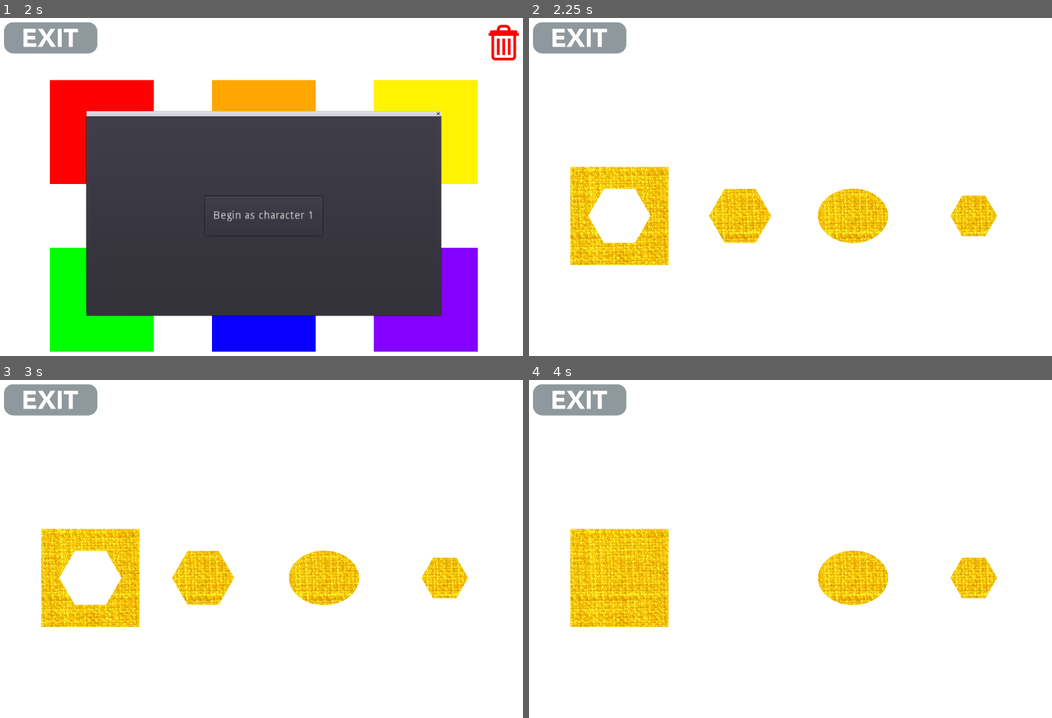
Above: before the commit, frames 1-4 (two rows, left to right).
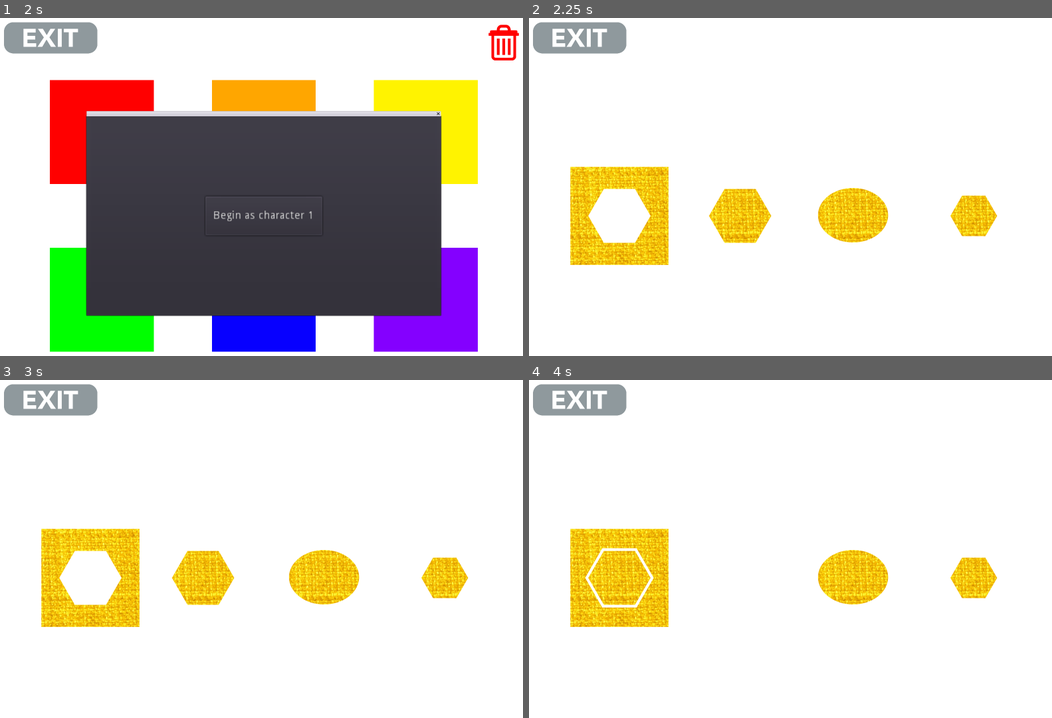
Above: after the commit, the same moments.

Repository: efor0004/spatial-fyp
Game: Godot game, scene res://Main Menu.tscn
Two runs of this game, one before a commit and one after it. Both use one fixed random seed, a clock stepped at 60 frames per second and the inputs below.
Inputs (mouse positions are in pixels of both pictures, inside the frame that each line leads up to):
- Up to frame 1 (2 s): click (261, 217) at 0.5 s; tap Enter at 1.25 s; move the mouse to (99, 132) at 1.27 s; click (99, 132) at 1.42 s
- Up to frame 2 (2.25 s): click "Begin as character 1" at 2 s
- Up to frame 3 (3 s): tap Space at 2.75 s; move the mouse to (209, 579) at 2.77 s; click (209, 579) at 2.92 s
- Up to frame 4 (4 s): move the mouse to (853, 579) at 3.52 s; click (853, 579) at 3.67 s

Frame 1 is identical in both runs. In frame 2, 0.1% of the frame differs, in the area x 55-69%, y 50-67%; in frame 3, 0.1%; in frame 4, 0.5%, in the area x 10-69%, y 49-68%.

Commit message:
QUILT: Add white border to options

Diff:
--- a/quilt/app/Game.tscn
+++ b/quilt/app/Game.tscn
@@ -415,6 +415,13 @@
 range_layer_min = 2
 range_layer_max = 2
 
+[node name="Border" type="Sprite" parent="Question/AnimationPlayer1/Layer2/Option 1"]
+scale = Vector2( 1.1, 1.1 )
+z_index = -1
+texture = ExtResource( 4 )
+region_enabled = true
+region_rect = Rect2( 384, 1920, 384, 384 )
+
 [node name="AnimationPlayer2" type="AnimationPlayer" parent="Question"]
 anims/Correct = SubResource( 8 )
 anims/Incorrect = SubResource( 9 )
@@ -450,6 +457,7 @@
 region_rect = Rect2( 80, 80, 384, 384 )
 
 [node name="Light2D" type="Light2D" parent="Question/AnimationPlayer2/Layer3/Option 2"]
+position = Vector2( 0, -2.5545 )
 texture = ExtResource( 4 )
 offset = Vector2( -192, 3650 )
 mode = 2
@@ -457,6 +465,13 @@
 range_layer_min = 3
 range_layer_max = 3
 
+[node name="Border" type="Sprite" parent="Question/AnimationPlayer2/Layer3/Option 2"]
+scale = Vector2( 1.1, 1.1 )
+z_index = -1
+texture = ExtResource( 4 )
+region_enabled = true
+region_rect = Rect2( 768, 1920, 384, 384 )
+
 [node name="AnimationPlayer3" type="AnimationPlayer" parent="Question"]
 anims/Correct = SubResource( 13 )
 anims/Incorrect = SubResource( 14 )
@@ -501,6 +516,13 @@
 range_height = 1.0
 range_layer_min = 4
 range_layer_max = 4
+
+[node name="Border" type="Sprite" parent="Question/AnimationPlayer3/Layer4/Option 3"]
+scale = Vector2( 1.1, 1.1 )
+z_index = -1
+texture = ExtResource( 4 )
+region_enabled = true
+region_rect = Rect2( 1152, 1920, 384, 384 )
 
 [node name="Progress Quilt" type="Sprite" parent="."]
 script = ExtResource( 7 )
--- a/quilt/app/scripts/game/Question.gd
+++ b/quilt/app/scripts/game/Question.gd
@@ -7,6 +7,7 @@
 var initial_texture_y = 0
 var initial_quilt_texture_offset = Vector2(0, 0)
 var initial_options_texture_offset = [Vector2(0, 0), Vector2(0, 0), Vector2(0, 0)]
+var x_regions = [quilt_size, quilt_size * 2, quilt_size * 3]
 
 var option_positions = [Vector2(821, 768), Vector2(1256, 768), Vector2(1721, 768)]
 
@@ -122,6 +123,10 @@
 	var new_y_offset = y_offset - (quilt_size * (global.current_shuffled_question - 1))
 	return new_y_offset
 
+func get_new_y_region():
+	var new_y_region = quilt_size * (global.current_shuffled_question - 1)
+	return new_y_region
+
 func set_holey_quilt_shape():
 	var holey_quilt_shape = get_holey_quilt_shape()
 
@@ -146,10 +151,22 @@
 		var new_y_offset = get_new_y_offset(y_offset)
 		option_mask.offset = Vector2(x_offset, new_y_offset)
 
+		var option_border = get_option_border(i)
+
+		var x_region = x_regions[shape_no - 1]
+		var new_y_region = get_new_y_region()
+
+		option_border.region_rect = Rect2(x_region, new_y_region, quilt_size, quilt_size)
+
 func get_option_shape(i):
 	var node_path = "AnimationPlayer%d/Layer%d/Option %d/Light2D" % [i, i+1, i]
 	var option_mask = get_node(node_path)
 	return option_mask
+
+func get_option_border(i):
+	var node_path = "AnimationPlayer%d/Layer%d/Option %d/Border" % [i, i+1, i]
+	var option_border = get_node(node_path)
+	return option_border
 
 func set_question_fabric():
 	current_fabric = get_current_fabric()
Not shown, changed: quilt/quilt-app.apk
